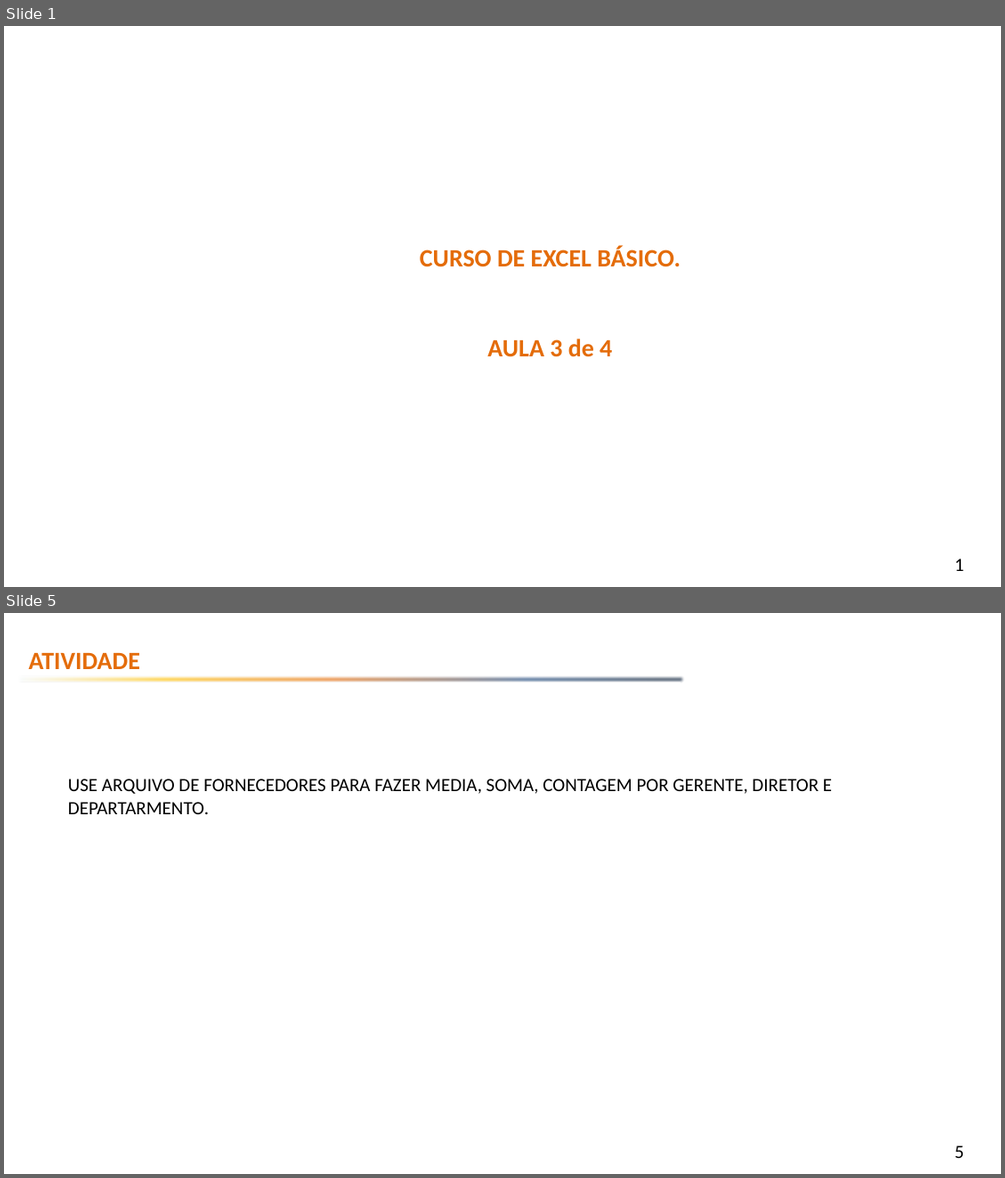
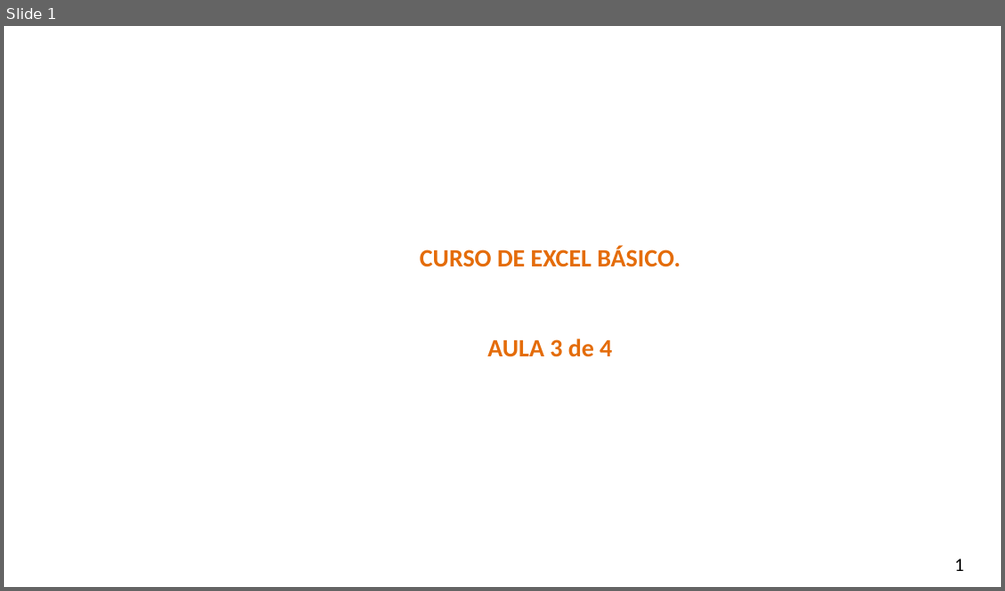
Before and after one commit to smart-planning/Excel_Basico, a slide deck: Aula3/Atividades.pptx. Shown one above the other, each under a label of ours: slides 1 and 5 before the commit, slide 1 after it; the slides between them are not shown. The pictures are 1005x1178 and 1005x591 pixels, drawn with LibreOffice and Linux fonts; fonts in the diff are those of the drawing; background and template pictures are left out. Boxes give left, top, right and bottom in pixels: in the first picture for what was removed or moved away, otherwise in the second. Text is boxed around its words. In the diff, an @@ line names an element or a change of style, - is before the commit and + after.

```diff
--- a/Aula3/Atividades.pptx
+++ b/Aula3/Atividades.pptx
@@ slide 5 removed at (4, 613, 1001, 1174), background picture (left out); not listed: 1 template element that a slide beside it also shows @@
@@ text removed at (29, 653, 140, 669) @@
-ATIVIDADE
@@ right arrow removed at (18, 674, 685, 685) @@
@@ text removed at (68, 779, 832, 814) @@
-USE ARQUIVO DE FORNECEDORES PARA FAZER MEDIA, SOMA, CONTAGEM POR GERENTE, DIRETOR E DEPARTARMENTO.
```
Also in this commit, not shown: 8 slides added, 3 other slides removed, 4 other files.
